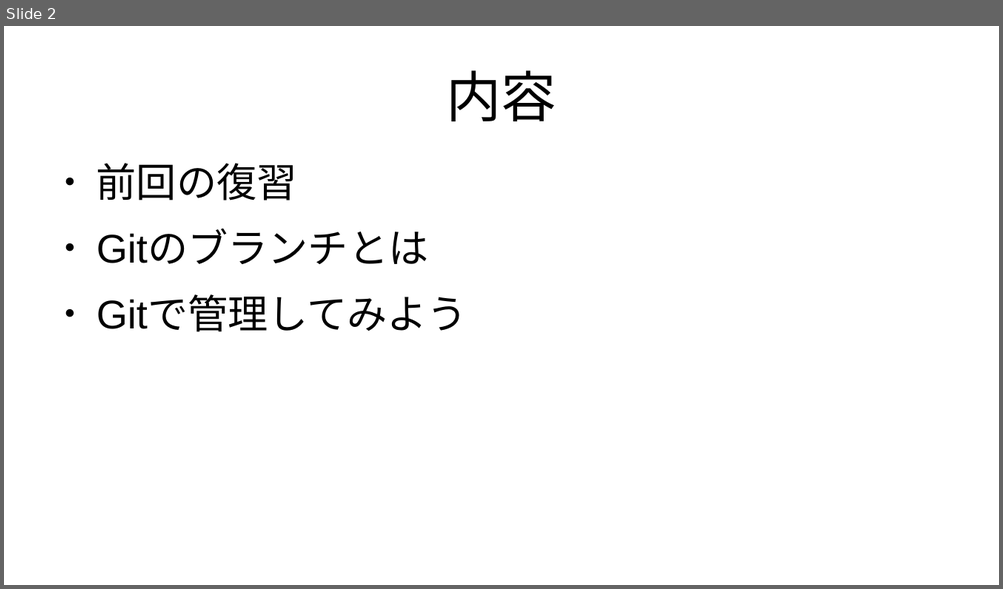
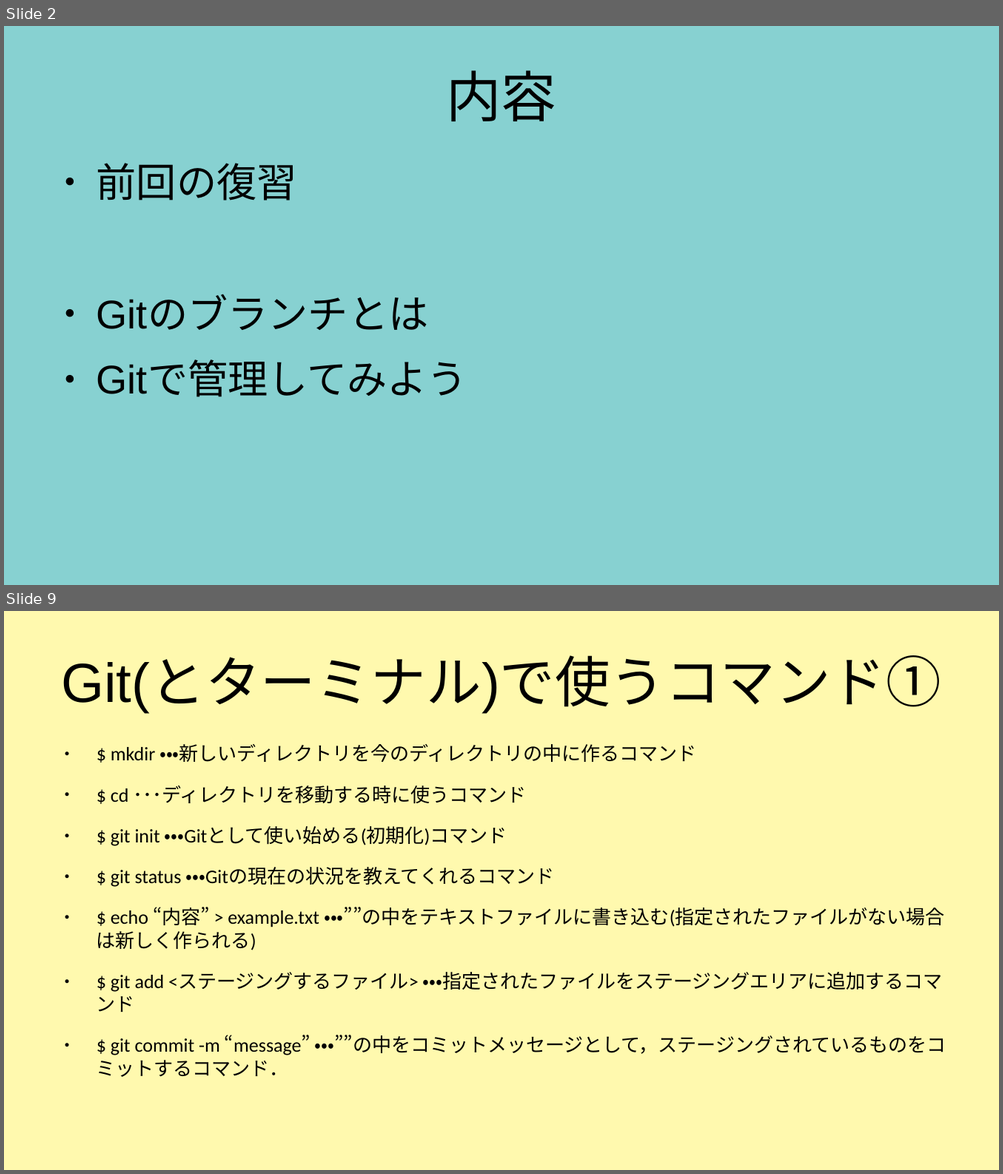
Before and after one commit to m17saitou/NMC-Git-Education, a slide deck: GitEducation02.odp. Shown one above the other, each under a label of ours: slide 2 before the commit, slides 2 and 9 after it; the slides between them are not shown. The pictures are 1003x589 and 1003x1174 pixels, drawn with LibreOffice and Linux fonts; fonts in the diff are those of the drawing. Boxes give left, top, right and bottom in pixels: in the first picture for what was removed or moved away, otherwise in the second. Text is boxed around its words. In the diff, an @@ line names an element or a change of style, - is before the commit and + after.

Commit message:
Add:Pdfファイルと，完成版スライドデータ

```diff
--- a/GitEducation02.odp
+++ b/GitEducation02.odp
@@ slide 9 added at (x1=4, y1=611, x2=999, y2=1170), background #FFF9AE @@
@@ title added at (x1=61, y1=658, x2=940, y2=712), 44 pt, text #000000 @@
+Git(とターミナル)で使うコマンド①
@@ text added at (x1=96, y1=744, x2=946, y2=1077), 15.4 pt, text #000000 @@
+● $ mkdir ・・・新しいディレクトリを今のディレクトリの中に作るコマンド
+● $ cd ･･･ディレクトリを移動する時に使うコマンド
+● $ git init ・・・Gitとして使い始める(初期化)コマンド
+● $ git status ・・・Gitの現在の状況を教えてくれるコマンド
+● $ echo “内容” > example.txt ・・・””の中をテキストファイルに書き込む(指定されたファイルがない場合は新しく作られる)
+● $ git add <ステージングするファイル> ・・・指定されたファイルをステージングエリアに追加するコマンド
+● $ git commit -m “message” ・・・””の中をコミットメッセージとして，ステージングされているものをコミットするコマンド．
@@ slide 2 changed as well @@
@@ background #FFFFFF to #87D1D1 @@
@@ text "前回の復習" rewrapped from (x1=96, y1=163, x2=467, y2=332) to (x1=96, y1=163, x2=467, y2=397) @@
```
Also in this commit, not shown: 1 other slide changed, 7 other slides added, 1 other file.
